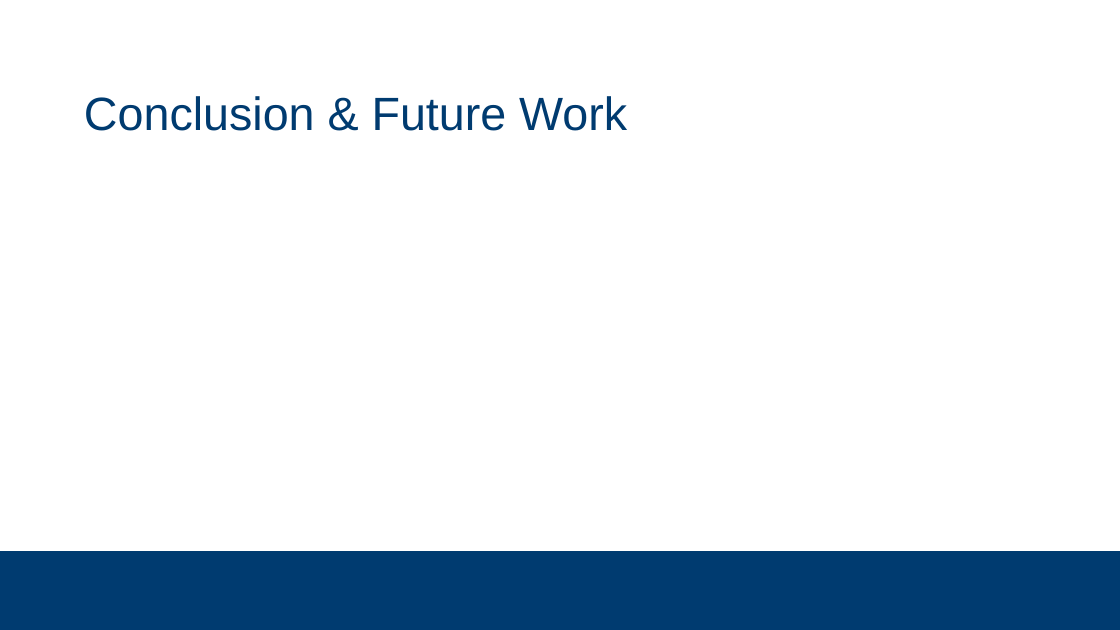
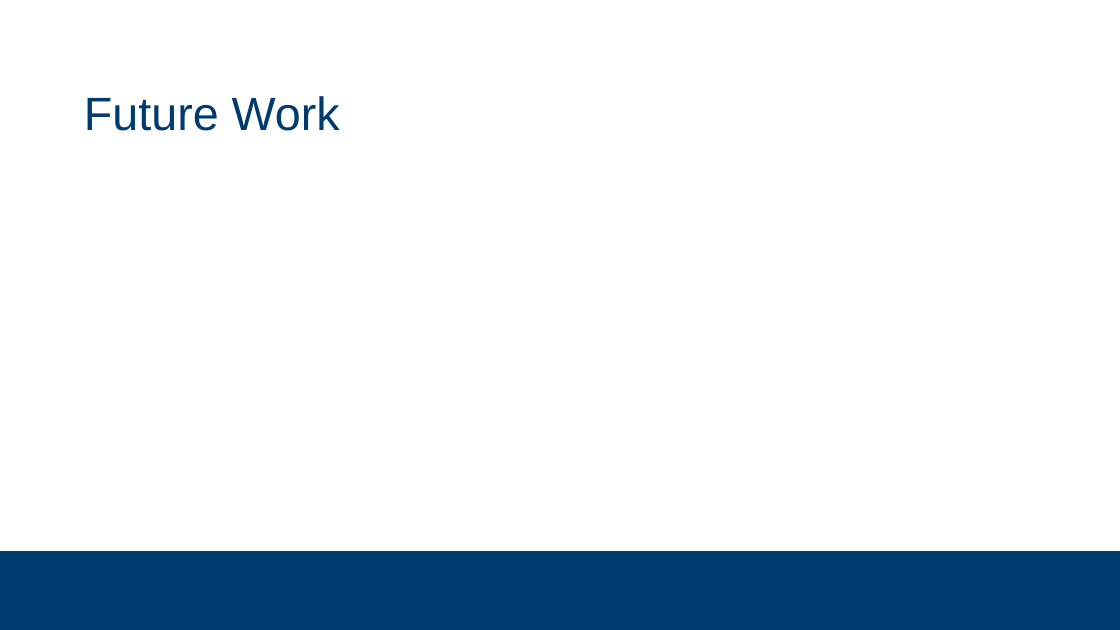
Before and after one commit to subsystem3/project, a slide deck: slide 14 of Final-Project-Team-2.pptx. Drawn at 1120x630 pixels with LibreOffice and Linux fonts; fonts in the diff are those of the drawing; background and template pictures are left out. Boxes give left, top, right and bottom in pixels: in the first picture for what was removed or moved away, otherwise in the second. Text is boxed around its words. In the diff, an @@ line names an element or a change of style, - is before the commit and + after.

```diff
--- a/Final-Project-Team-2.pptx
+++ b/Final-Project-Team-2.pptx
@@ title at [84,96,340,131]: text changed @@
-Conclusion & Future Work
+Future Work
```
Also in this commit, not shown: 1 other slide changed, 1 slide added, 1 slide removed, 37 other files.
